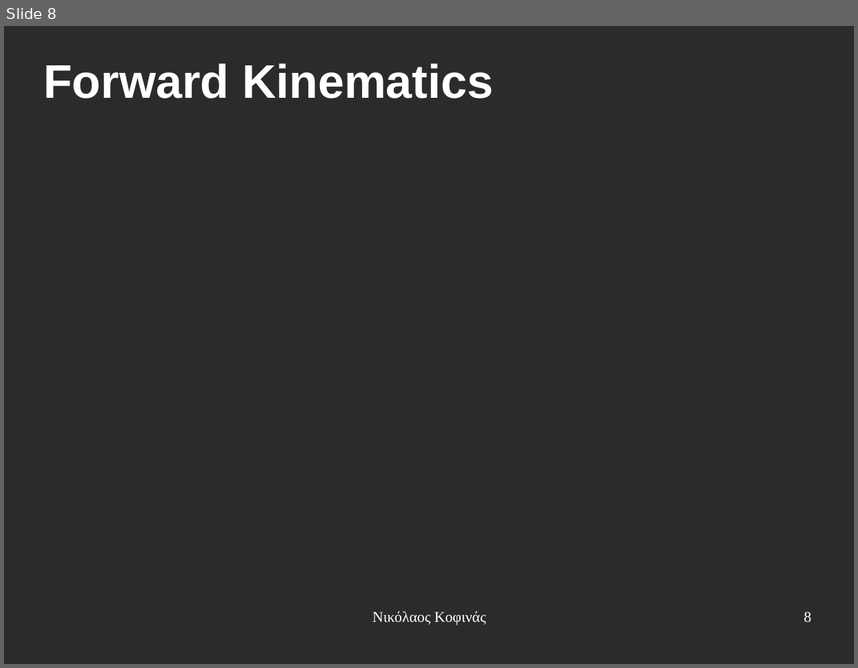
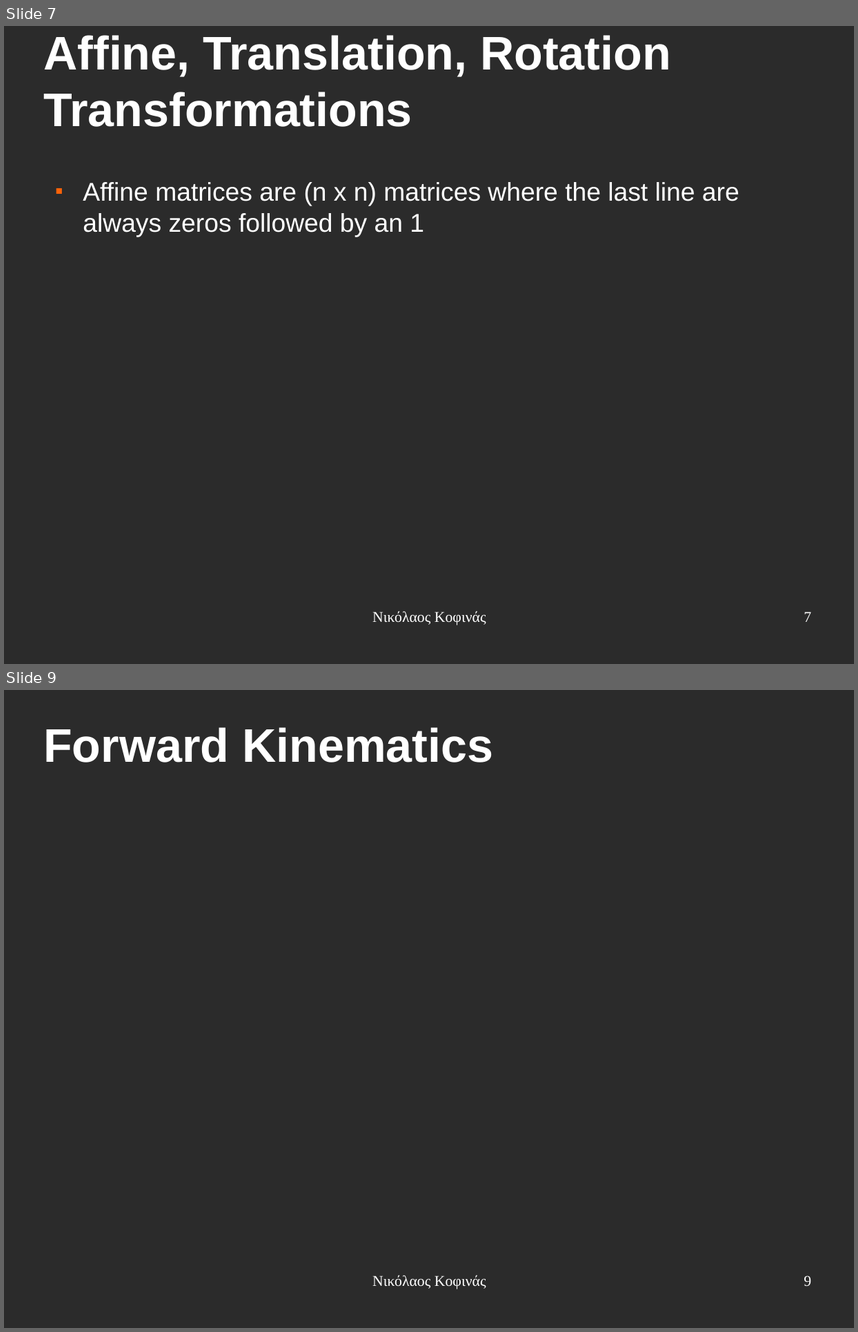
Before and after one commit to eldr4d/MyThesis, a slide deck: presentation.odp. Shown one above the other, each under a label of ours: slide 8 before the commit, slides 7 and 9 after it; the slides between them are not shown. The pictures are 858x668 and 858x1332 pixels, drawn with LibreOffice and Linux fonts; fonts in the diff are those of the drawing; background and template pictures are left out; a plain dark background stands for a picture behind light text. Boxes give left, top, right and bottom in pixels: in the first picture for what was removed or moved away, otherwise in the second. Text is boxed around its words. In the diff, an @@ line names an element or a change of style, - is before the commit and + after.

```diff
--- a/presentation.odp
+++ b/presentation.odp
@@ slide 7 added at (4, 26, 854, 664), background picture (left out) @@
@@ title added at (43, 35, 671, 127), 44 pt, text #FFFFFF, bold @@
+Affine, Translation, Rotation Transformations
@@ text added at (83, 182, 740, 236), 24 pt, text #FFFFFF @@
+■ Affine matrices are (n x n) matrices where the last line are always zeros followed by an 1
@@ text added at (372, 610, 486, 625), 14 pt, text #FFFFFF @@
+Νικόλαος Κοφινάς
@@ page number added at (804, 611, 811, 621), 14 pt, text #FFFFFF @@
+7
@@ what was slide 8 is now slide 9 @@
@@ page number at (804, 1275, 811, 1286): text changed @@
-8
+9
```
Also in this commit, not shown: 8 slides changed, 3 other slides added.
